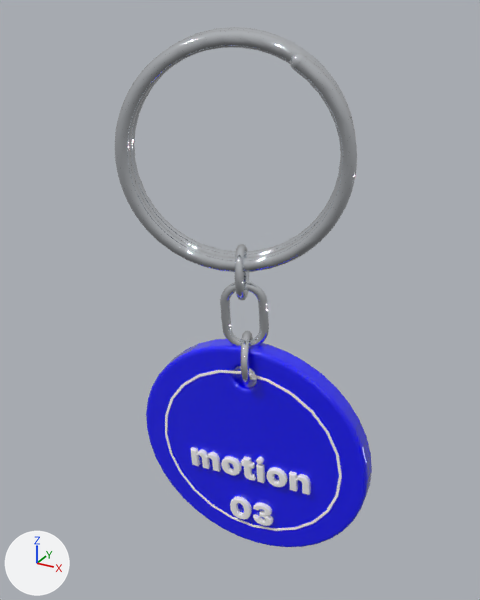
A saved change to the glTF model public/models/motion-03.glb.
The view is the same before and after, from a 50 mm camera at (0.038, -0.066, 0.0159) aimed at (0.0005, 0.0022, -0.0181). The axes (+X, +Y, +Z) are drawn at lower left. The lights are the same throughout. The picture after the commit comes second.

The older version as bpy lines, for what is in view:
```python
me_mesh_3 = bpy.data.meshes.new('Mesh_3')
me_mesh_3.from_pydata(...)  # a torus around y (ring radius 0.85, tube radius 0.15) spanning x -1.0..1.0, y -0.15..0.15, z -1.0..1.0
me_mesh_3.materials.append(mat_ks_metal_e9edf2)  # white #e9edf2
ob_charm_cmv4r1oek6m = bpy.data.objects.new('Charm_cmv4r1oek6m', None)
ob_charm_cmv4r1oek6m.parent = ob_hang_cmv4r1oek6m
ob_charm_cmv4r1oek6m.location = (0.0, 0.0, -16.3)
ob_charm_cmv4r1oek6m.rotation_euler = (0.0, 0.0, -0.311)  # degrees (0, 0, -18)
ob_hang_cmv4r1oek6m = bpy.data.objects.new('Hang_cmv4r1oek6m', None)
ob_hang_cmv4r1oek6m.parent = ob_ringframe
ob_hang_cmv4r1oek6m.location = (0.0, 0.0, -13.0)
ob_hang_cmv4r1oek6m.rotation_euler = (-0.0368, 0.0, 0.0)  # degrees (-2.1, 0, 0)
ob_jumpring = bpy.data.objects.new('JumpRing', me_mesh_3)
ob_jumpring.parent = ob_chain
ob_jumpring.location = (0.0, 0.0, -1.55)
ob_jumpring.rotation_euler = (0.0, 0.0, 1.571)  # degrees (0, 0, 90)
ob_jumpring.scale = (3.55, 3.55, 3.55)
ob_mocha_spin = bpy.data.objects.new('Mocha_Spin', None)
ob_mocha_spin.parent = ob_mocha_swing
ob_mocha_spin.location = (0.0, 0.0, 0.0)
ob_mocha_spin.rotation_euler = (0.0, 0.0, 0.00653)  # degrees (0, 0, 0.4)
ob_mocha_swing = bpy.data.objects.new('Mocha_Swing', None)
ob_mocha_swing.parent = ob_mocha_keyset
ob_mocha_swing.location = (0.0, 0.0, 13.9)
ob_mocha_swing.rotation_euler = (0.0887, -0.0211, -0.00187)  # degrees (5.1, -1.2, -0.1)
# also in view: 'CharmBody' at (0.0016, 0.004, -0.0416); 'ChainLink_0' at (0.0008, 0.0028, -0.0205); 'Text_title' at (0.0018, 0.0024, -0.044); 'RulerRing' at (0.0017, 0.0024, -0.0417); 'SplitRing' at (0.0004, 0.0018, 0.0001)
```
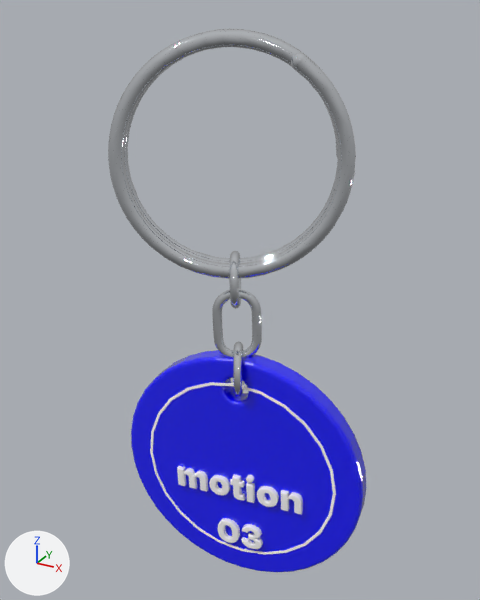
ob_mocha_swing is not drawn itself; it is the parent of ob_mocha_spin.
ob_mocha_spin is not drawn itself; it is the parent of ob_mocha_content.
ob_hang_cmv4r1oek6m is not drawn itself; it is the parent of ob_chain, ob_charm_cmv4r1oek6m.
ob_charm_cmv4r1oek6m is not drawn itself; it is the parent of ob_body.

Boxes [x1, y1, x2, y2] around the edits, measured in the pictures (480 x 600 px):
'CharmBody', turned
    before: [146, 339, 372, 547]
    after: [131, 350, 366, 572]
'SplitRing', turned
    before: [115, 27, 357, 272]
    after: [108, 29, 356, 279]
'Text_title', turned
    before: [191, 447, 311, 495]
    after: [177, 466, 303, 515]
'RulerRing', turned
    before: [165, 370, 342, 531]
    after: [150, 382, 336, 555]
'ChainLink_0', turned
    before: [220, 281, 269, 346]
    after: [212, 289, 262, 357]
'Text_num', turned
    before: [230, 496, 273, 526]
    after: [218, 518, 263, 549]
'JumpRing', turned
    before: [235, 244, 249, 300]
    after: [229, 251, 241, 309]
'JumpRingEnd', turned
    before: [240, 331, 253, 384]
    after: [233, 341, 244, 396]
'SplitRing.002', turned
    before: [290, 53, 305, 70]
    after: [291, 53, 306, 70]

Diff of the bpy script that builds the scene:
```diff
--- a/public/models/motion-03.glb.py
+++ b/public/models/motion-03.glb.py
@@ ob_mocha_swing @@
 ob_mocha_swing.location = (0.0, 0.0, 13.9)
-ob_mocha_swing.rotation_euler = (0.0887, -0.0211, -0.00187)  # degrees (5.1, -1.2, -0.1)
+ob_mocha_swing.rotation_euler = (0.00504, -0.0346, -0.000163)  # degrees (0.3, -2, -0)
@@ ob_mocha_spin @@
 ob_mocha_spin.location = (0.0, 0.0, 0.0)
-ob_mocha_spin.rotation_euler = (0.0, 0.0, 0.00653)  # degrees (0, 0, 0.4)
+ob_mocha_spin.rotation_euler = (0.0, 0.0, 0.0727)  # degrees (0, 0, 4.2)
@@ ob_hang_cmv4r1oek6m @@
 ob_hang_cmv4r1oek6m.location = (0.0, 0.0, -13.0)
-ob_hang_cmv4r1oek6m.rotation_euler = (-0.0368, 0.0, 0.0)  # degrees (-2.1, 0, 0)
+ob_hang_cmv4r1oek6m.rotation_euler = (-0.0191, 0.0, 0.0)  # degrees (-1.1, 0, 0)
@@ ob_charm_cmv4r1oek6m @@
 ob_charm_cmv4r1oek6m.location = (0.0, 0.0, -16.3)
-ob_charm_cmv4r1oek6m.rotation_euler = (0.0, 0.0, -0.311)  # degrees (0, 0, -18)
+ob_charm_cmv4r1oek6m.rotation_euler = (0.0, 0.0, -0.345)  # degrees (0, 0, -20)
```
